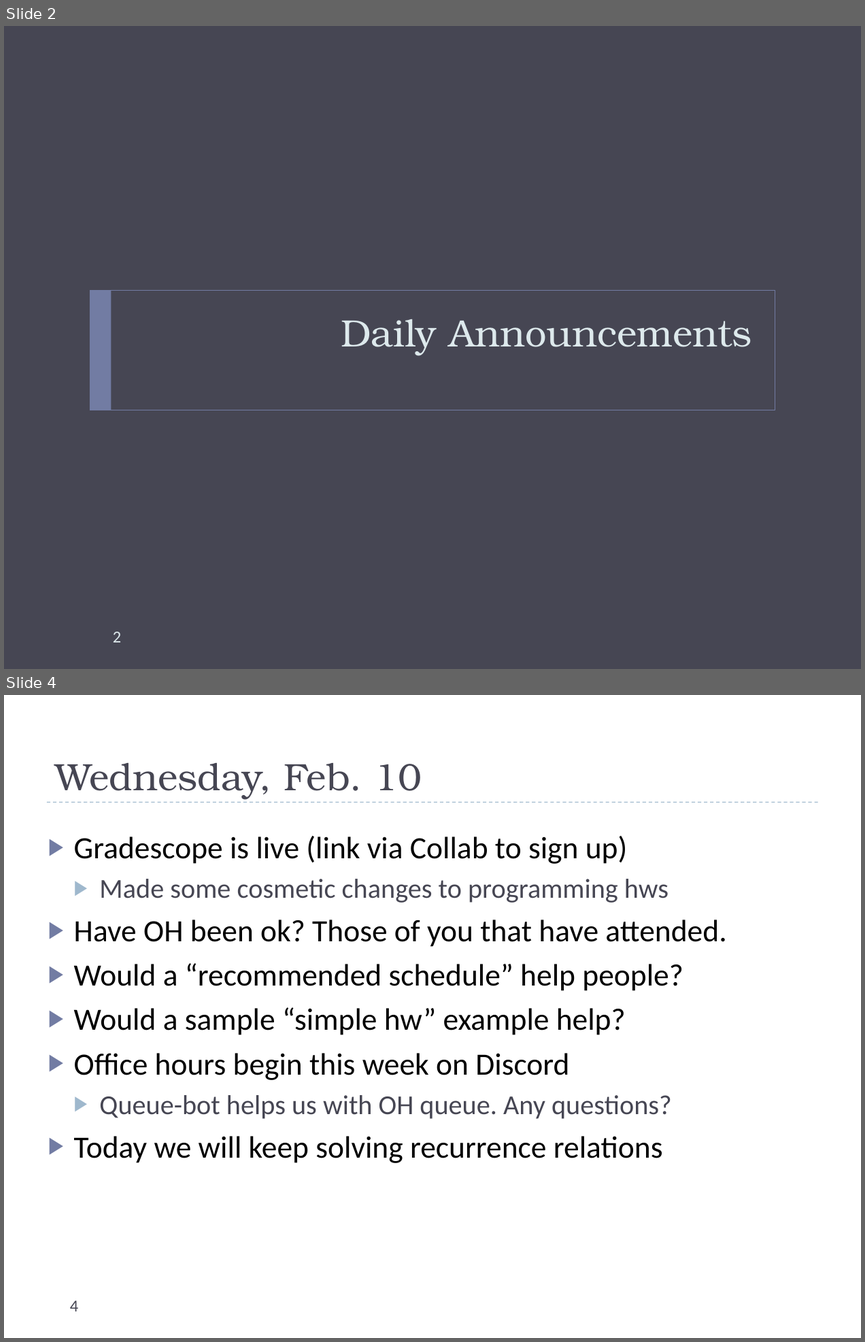
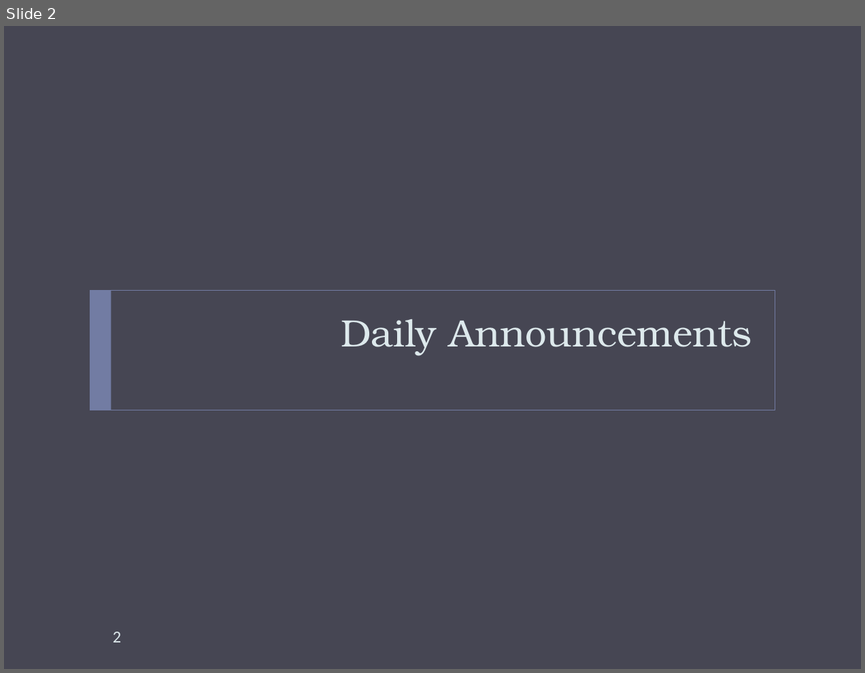
Before and after one commit to uva-cs/cs4102-f21, a slide deck: slides/dailyannouncements_mf.pptx. Shown one above the other, each under a label of ours: slides 2 and 4 before the commit, slide 2 after it; the slides between them are not shown. The pictures are 865x1342 and 865x673 pixels, drawn with LibreOffice and Linux fonts; fonts in the diff are those of the drawing. Boxes give left, top, right and bottom in pixels: in the first picture for what was removed or moved away, otherwise in the second. Text is boxed around its words. In the diff, an @@ line names an element or a change of style, - is before the commit and + after.

```diff
--- a/slides/dailyannouncements_mf.pptx
+++ b/slides/dailyannouncements_mf.pptx
@@ slide 4 removed at box(4, 695, 861, 1338), background #FFFFFF @@
@@ title removed at box(55, 763, 422, 799) @@
-Wednesday, Feb. 10
@@ line removed from (47, 802) to (818, 802) @@
@@ text removed at box(74, 836, 726, 1163) @@
-▶ Gradescope is live (link via Collab to sign up)
-  ▶ Made some cosmetic changes to programming hws
-▶ Have OH been ok? Those of you that have attended.
-▶ Would a “recommended schedule” help people?
-▶ Would a sample “simple hw” example help?
-▶ Office hours begin this week on Discord
-  ▶ Queue-bot helps us with OH queue. Any questions?
-▶ Today we will keep solving recurrence relations
@@ page number removed at box(70, 1300, 78, 1311) @@
-4
```
Also in this commit, not shown: 1 slide changed, 20 other slides removed.
